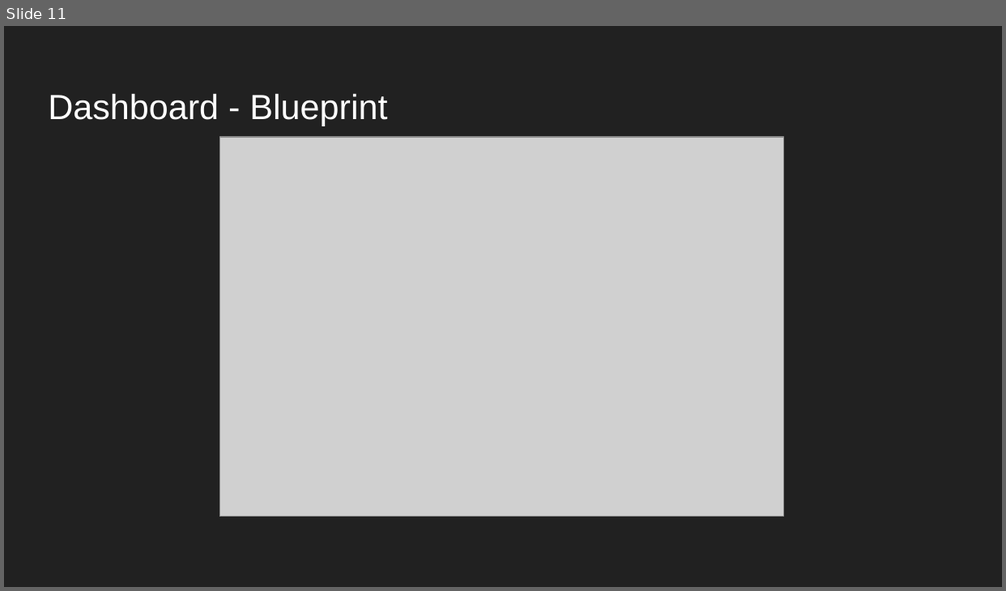
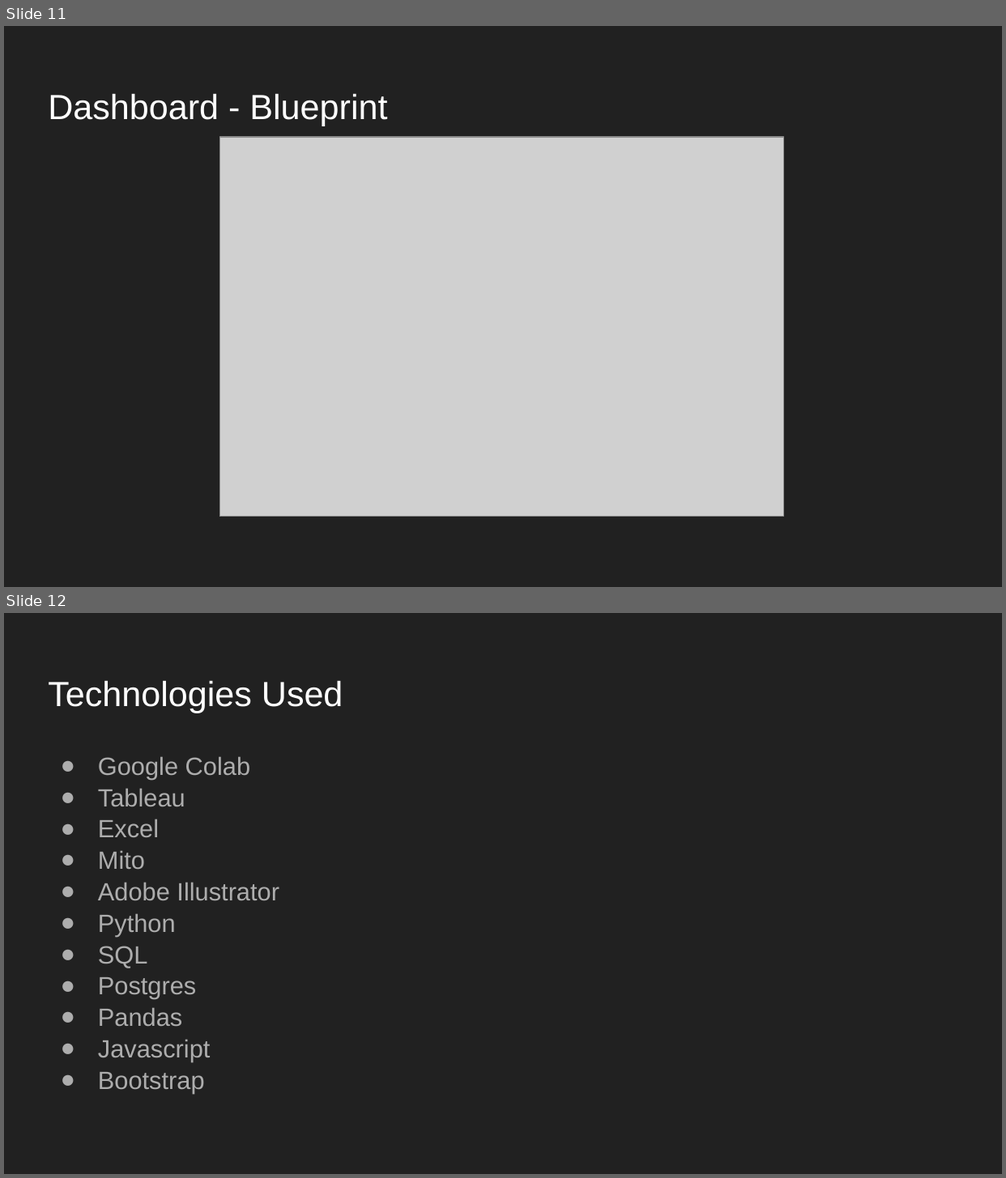
Before and after one commit to rulamia/Horrorscopes, a slide deck: Horrorscopes.pptx. Shown one above the other, each under a label of ours: slide 11 before the commit, slides 11 and 12 after it. The pictures are 1006x591 and 1006x1178 pixels, drawn with LibreOffice and Linux fonts; fonts in the diff are those of the drawing; grey boxes stand for pictures. Boxes give left, top, right and bottom in pixels: in the first picture for what was removed or moved away, otherwise in the second. Text is boxed around its words. In the diff, an @@ line names an element or a change of style, - is before the commit and + after.

```diff
--- a/Horrorscopes.pptx
+++ b/Horrorscopes.pptx
@@ slide 12 added at box(4, 613, 1002, 1174), background #212121 @@
@@ title added at box(48, 680, 343, 713), 25.2 pt, text #FFFFFF @@
+Technologies Used
@@ text added at box(98, 756, 279, 1093), 18 pt, text #ADADAD @@
+● Google Colab
+● Tableau
+● Excel
+● Mito
+● Adobe Illustrator
+● Python
+● SQL
+● Postgres
+● Pandas
+● Javascript
+● Bootstrap
```
